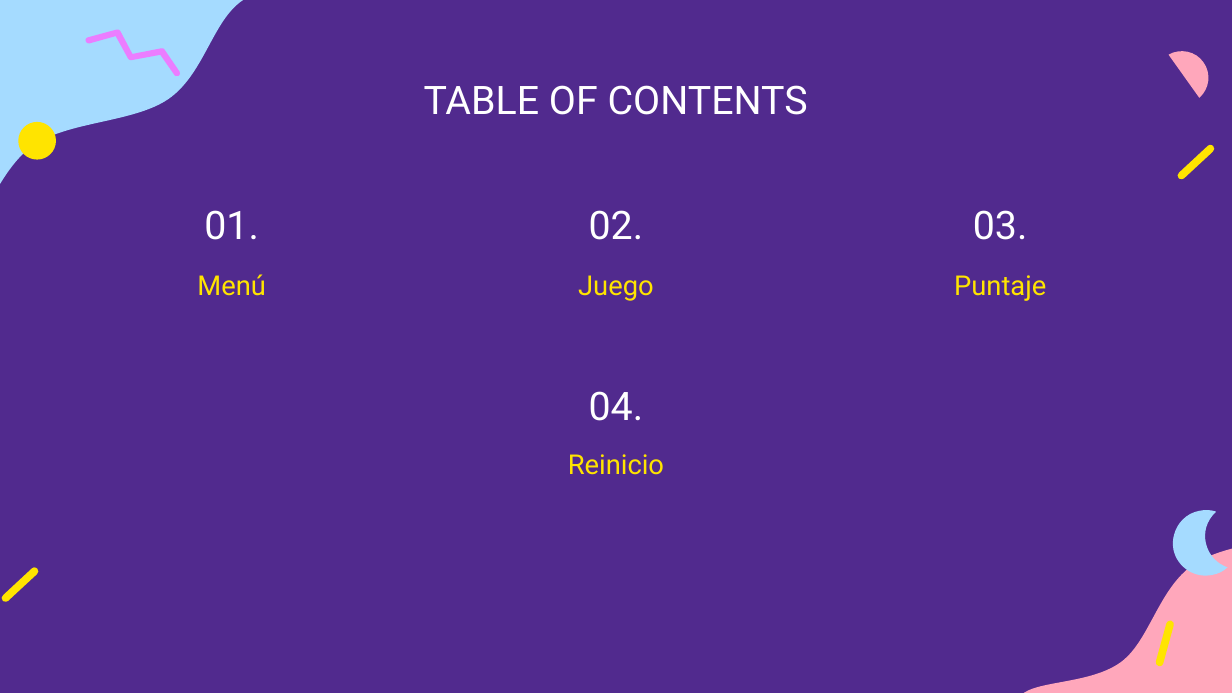
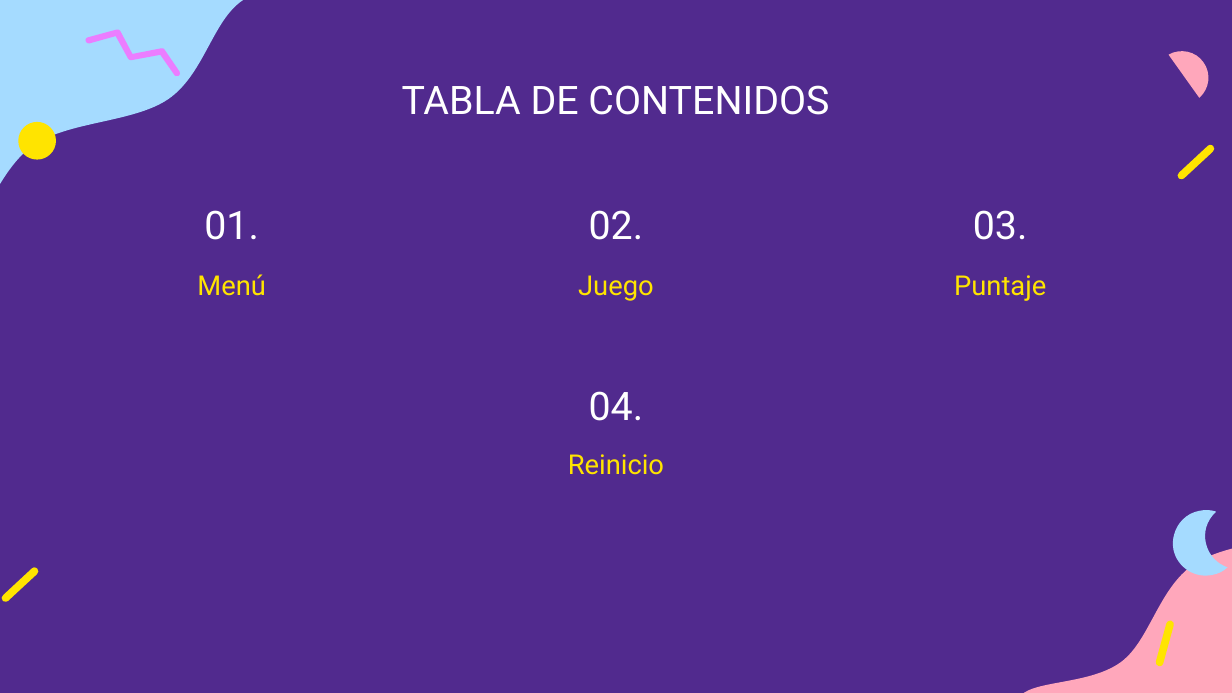
Before and after one commit to Alejololer/Proyecto-2do-Bimestre, a slide deck: slide 2 of Presentación.pptx. Drawn at 1232x693 pixels with LibreOffice and Linux fonts; fonts in the diff are those of the drawing. Boxes give left, top, right and bottom in pixels: in the first picture for what was removed or moved away, otherwise in the second. Text is boxed around its words. In the diff, an @@ line names an element or a change of style, - is before the commit and + after.

```diff
--- a/Presentación.pptx
+++ b/Presentación.pptx
@@ title at [402, 85, 829, 115]: text changed @@
-TABLE OF CONTENTS
+TABLA DE CONTENIDOS
```
